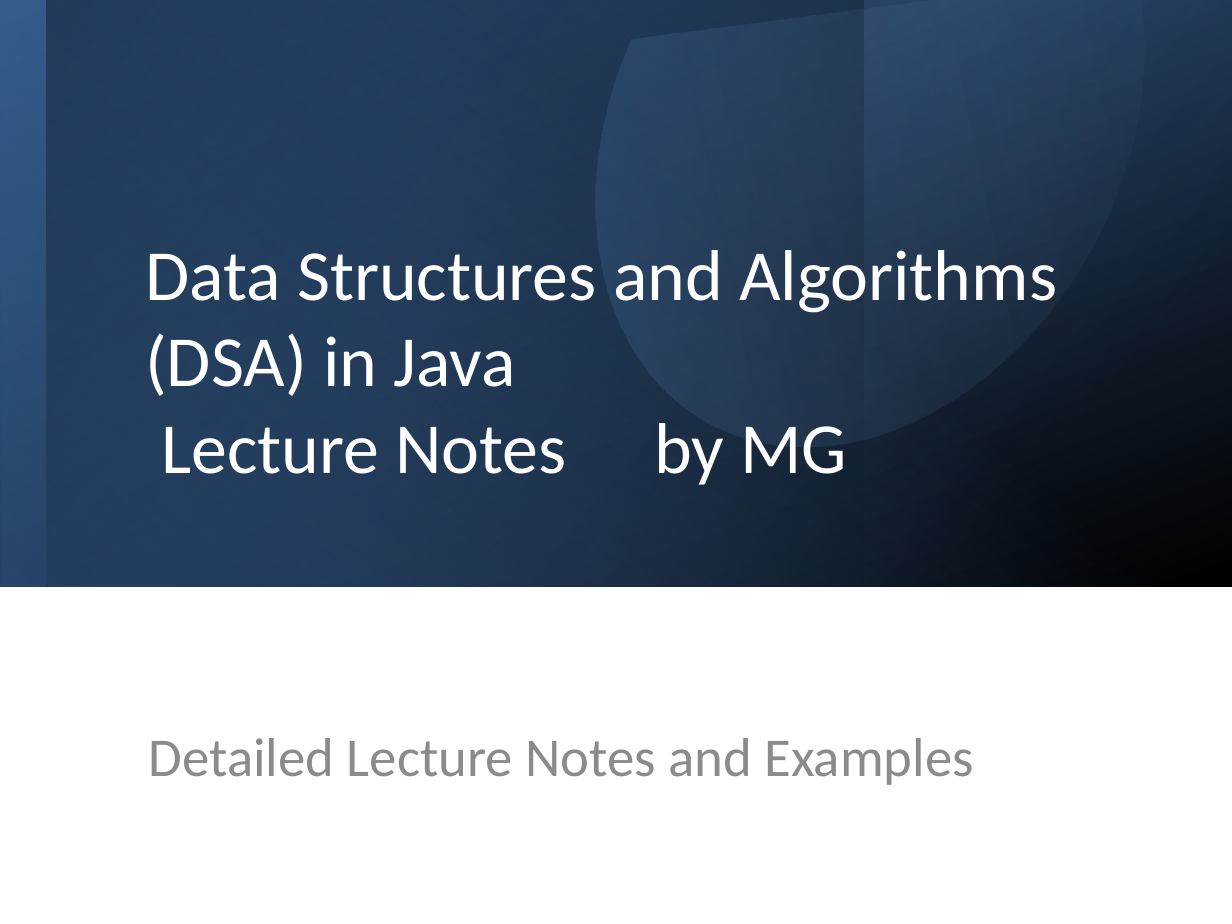
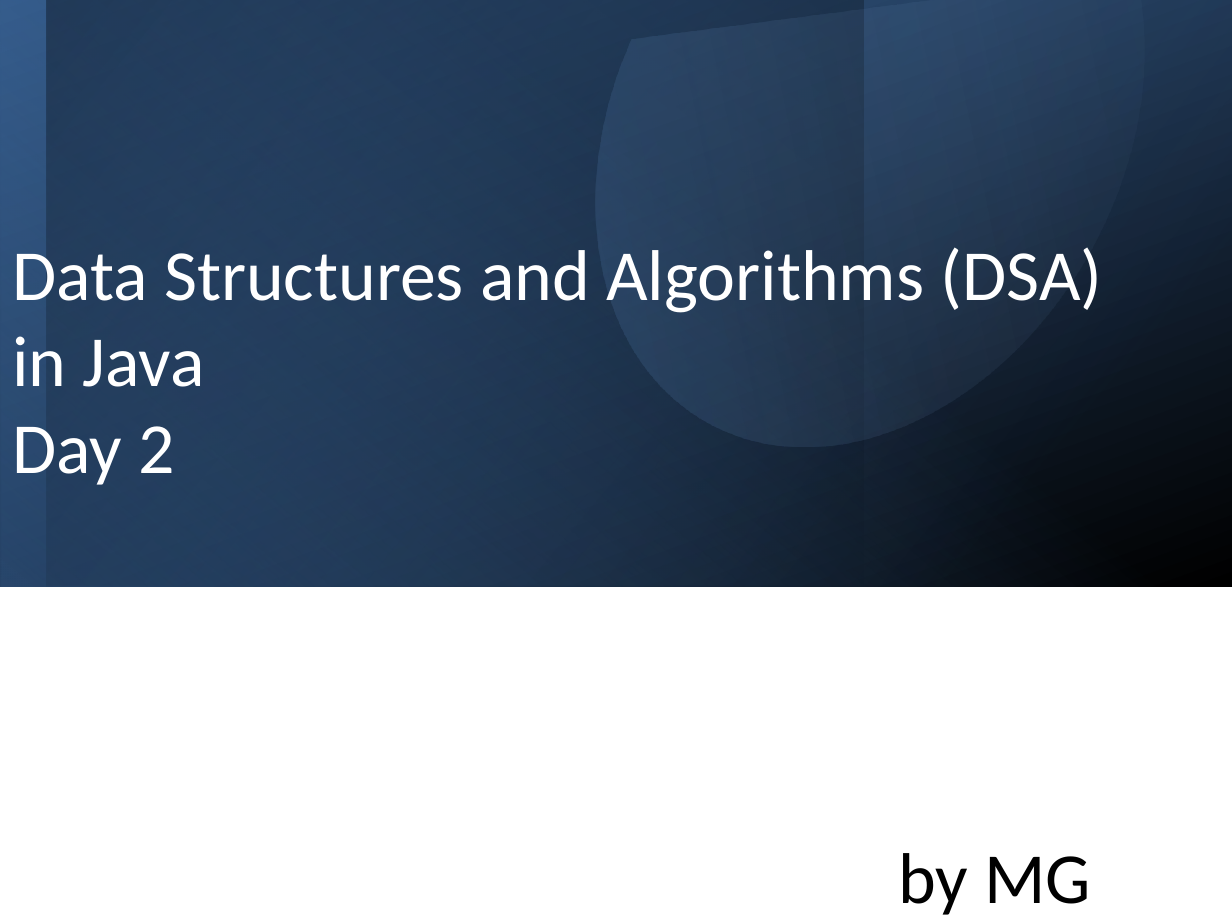
Before and after one commit to mrkyaing/MG-DSA, a slide deck: slide 1 of DSA_in_Java_LectureNotes_Detailed.pptx. Drawn at 1232x924 pixels with LibreOffice and Linux fonts; fonts in the diff are those of the drawing. Boxes give left, top, right and bottom in pixels: in the first picture for what was removed or moved away, otherwise in the second. Text is boxed around its words. In the diff, an @@ line names an element or a change of style, - is before the commit and + after.

```diff
--- a/DSA_in_Java_LectureNotes_Detailed.pptx
+++ b/DSA_in_Java_LectureNotes_Detailed.pptx
@@ title at box(12, 247, 1103, 485): text changed @@
-Data Structures and Algorithms (DSA) in Java
-Lecture Notes by MG
+Data Structures and Algorithms (DSA)
+in Java
+Day 2
@@ subtitle removed at box(149, 738, 973, 785) @@
-Detailed Lecture Notes and Examples
@@ text added at box(898, 853, 1092, 915), 42 pt, text #000000 @@
+by MG
```
Also in this commit, not shown: 10 other slides changed, 16 slides added, 9 other files.
